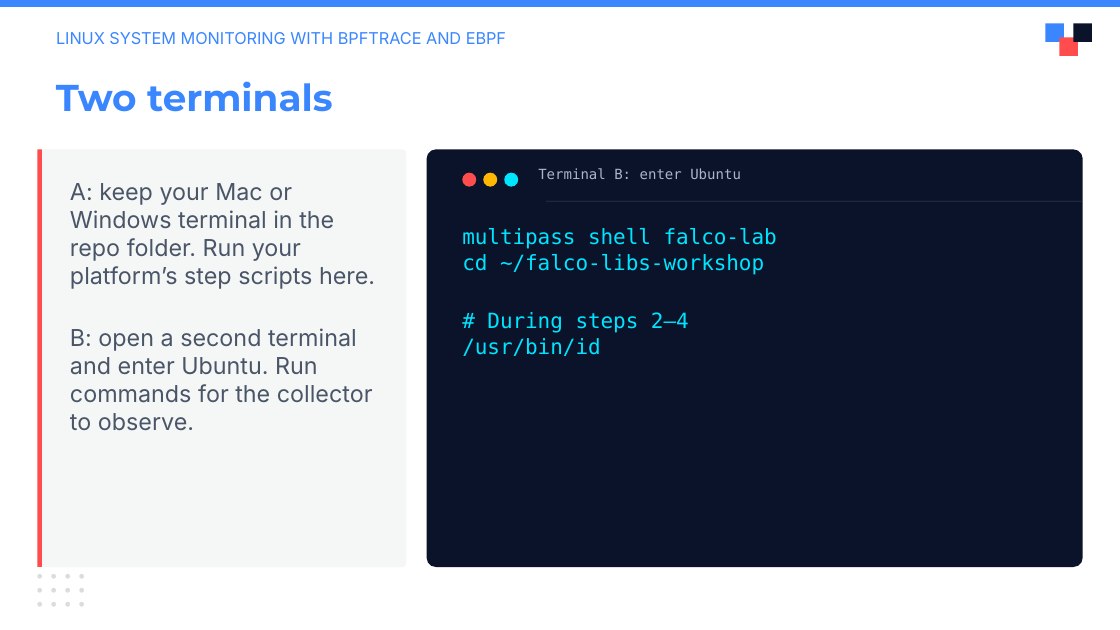
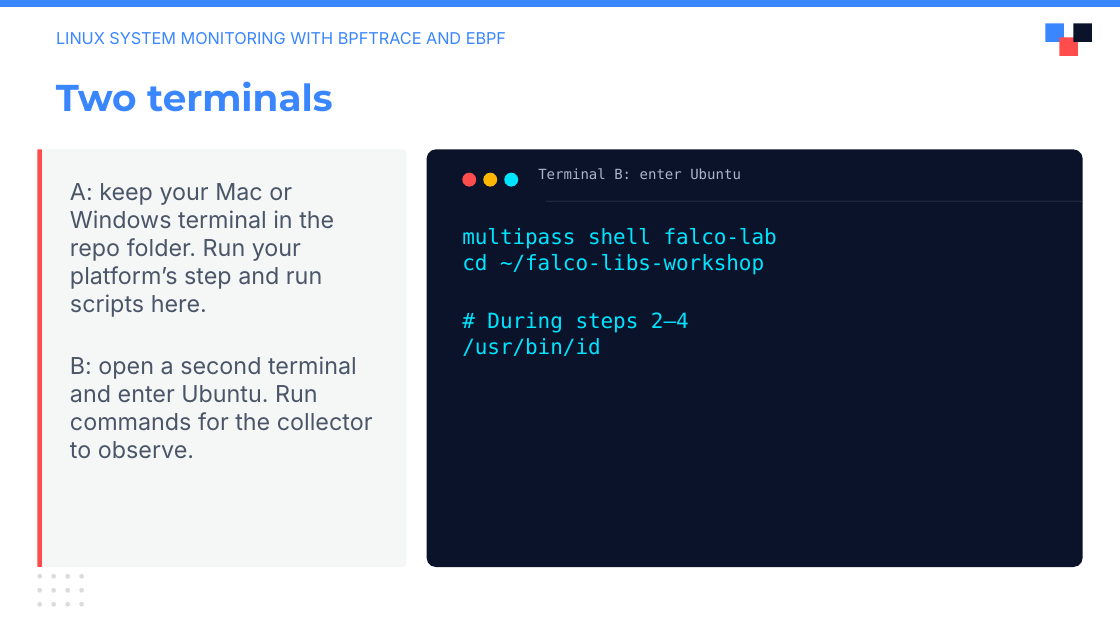
Before and after one commit to julianshalaby-perj/falco-libs-workshop, a slide deck: slide 5 of presentation/falco-libs-intro.pptx. Drawn at 1120x630 pixels with LibreOffice and Linux fonts; fonts in the diff are those of the drawing; background and template pictures are left out. Boxes give left, top, right and bottom in pixels: in the first picture for what was removed or moved away, otherwise in the second. Text is boxed around its words. In the diff, an @@ line names an element or a change of style, - is before the commit and + after.

Commit message:
Show separate rebuild and capture command after each step

```diff
--- a/presentation/falco-libs-intro.pptx
+++ b/presentation/falco-libs-intro.pptx
@@ text at (x1=70, y1=183, x2=334, y2=317): text changed @@
-A: keep your Mac or Windows terminal in the repo folder. Run your platform’s step scripts here.
+A: keep your Mac or Windows terminal in the repo folder. Run your platform’s step and run scripts here.
```
Also in this commit, not shown: 9 other slides changed.
